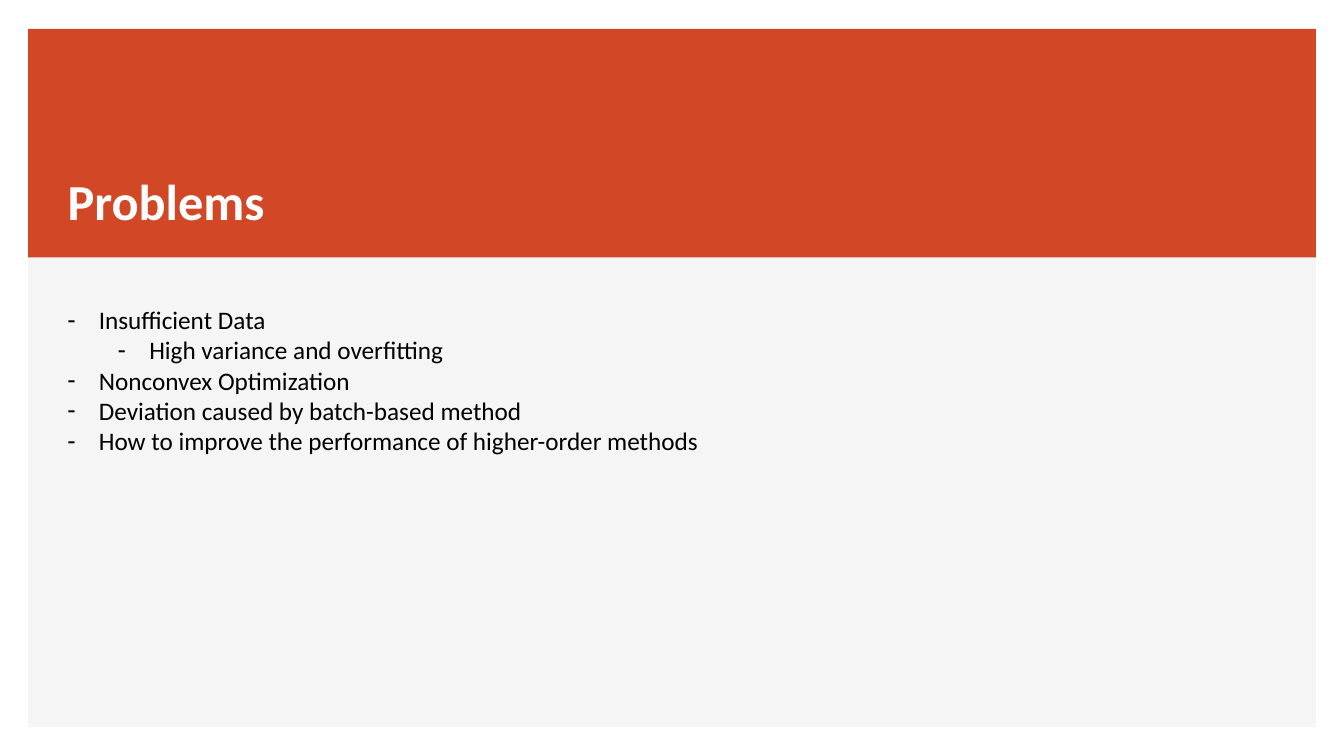
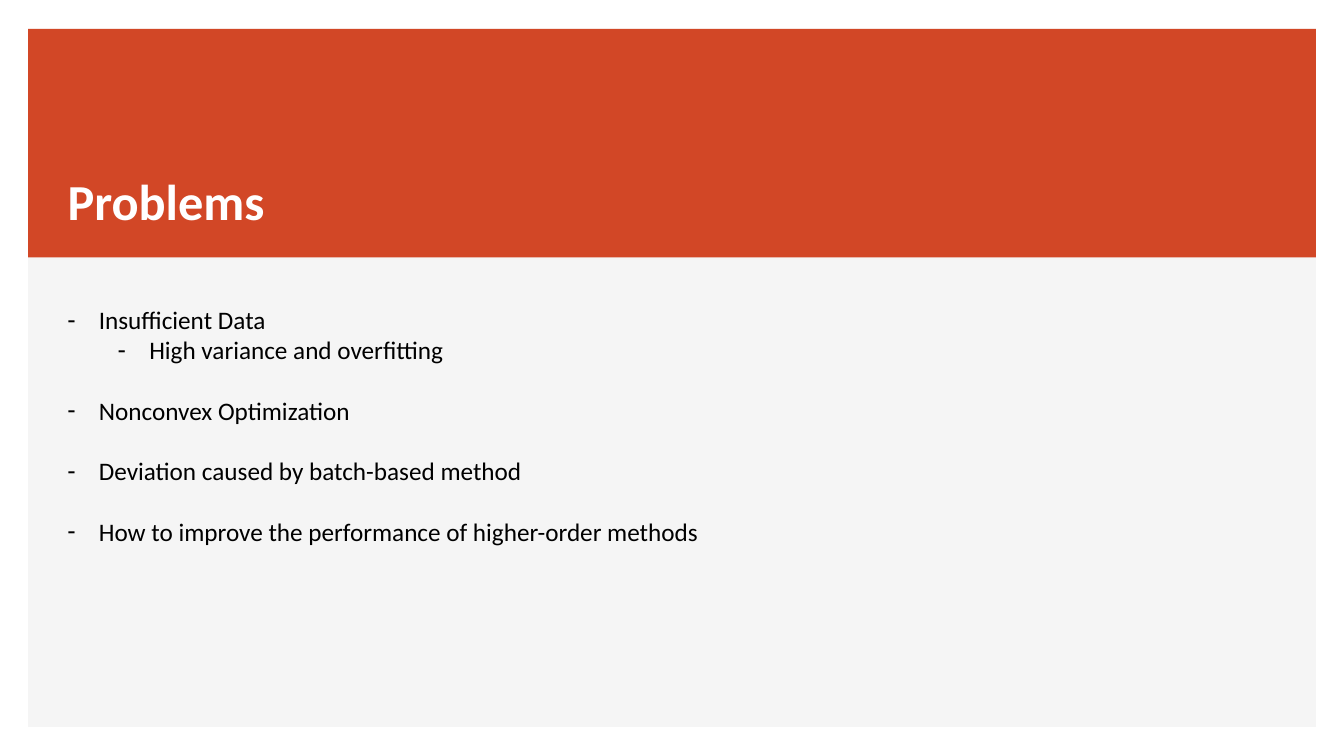
Before and after one commit to JiadaoZ22/ECE662, a slide deck: slide 6 of presentation/submission2_optimization.pptx (slide 4 before the commit). Drawn at 1344x756 pixels with LibreOffice and Linux fonts; fonts in the diff are those of the drawing. Boxes give left, top, right and bottom in pixels: in the first picture for what was removed or moved away, otherwise in the second. Text is boxed around its words. In the diff, an @@ line names an element or a change of style, - is before the commit and + after.

```diff
--- a/presentation/submission2_optimization.pptx
+++ b/presentation/submission2_optimization.pptx
@@ text "Insufficient Data" rewrapped from (99,311,697,455) to (99,311,697,546) @@
```
Also in this commit, not shown: 4 other slides changed, 2 slides added.
